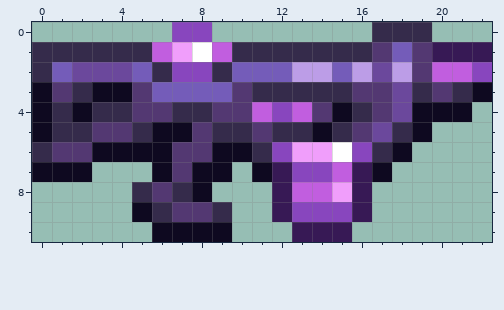
Edited in one commit: pixel-art sprite (Items/IridicSet/CDGIris.png). The picture above was drawn from the file before the commit.
The file is 46x22 pixels, drawn in blocks of 2x2; one block is one cell here.
New version:
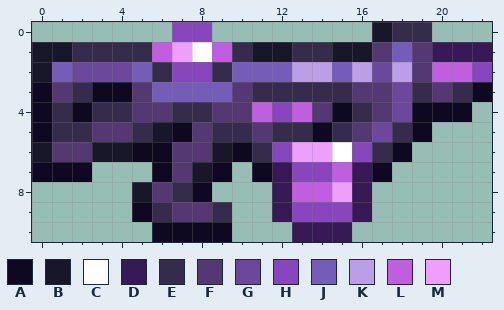
Palette (. is transparent): A #0e0920  B #181629  C #ffffff  D #371955  E #352b4b  F #533872  G #6b489c  H #8846be  J #745cb9  K #bc9de7  L #c15edf  M #f09efb
From old to new:
The edit turns colour A into colour B in row 5 at x 6; in row 6 at x 3 to 4 and 9; in row 7 at x 8.
The edit turns colour E into colour B in row 0 at x 17; in row 1 at x 0 to 1, 11 to 12 and 15 to 16; in row 2 at x 0; in row 6 at x 0; in row 8 at x 5.
Boxes around the changes in both pictures, in picture pixels (x1, y1, x2, y2):
changed: (32, 22, 392, 202)
